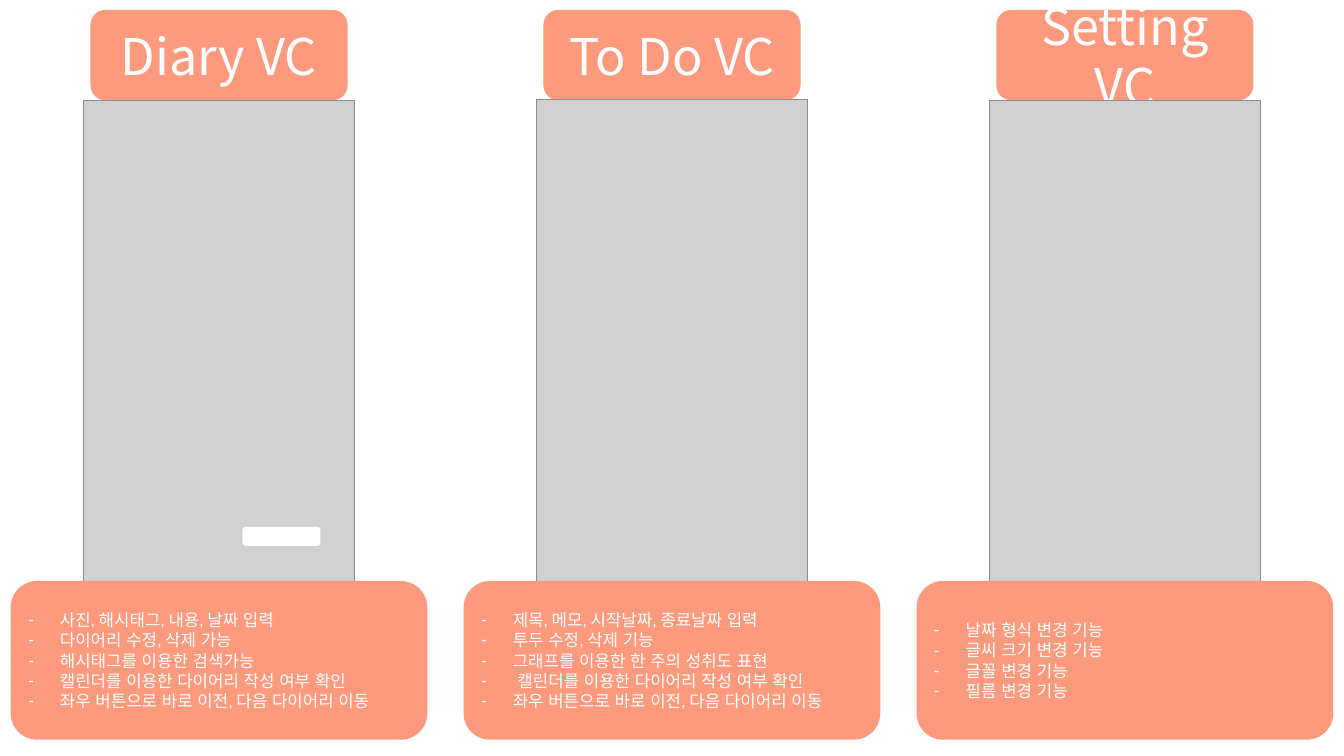
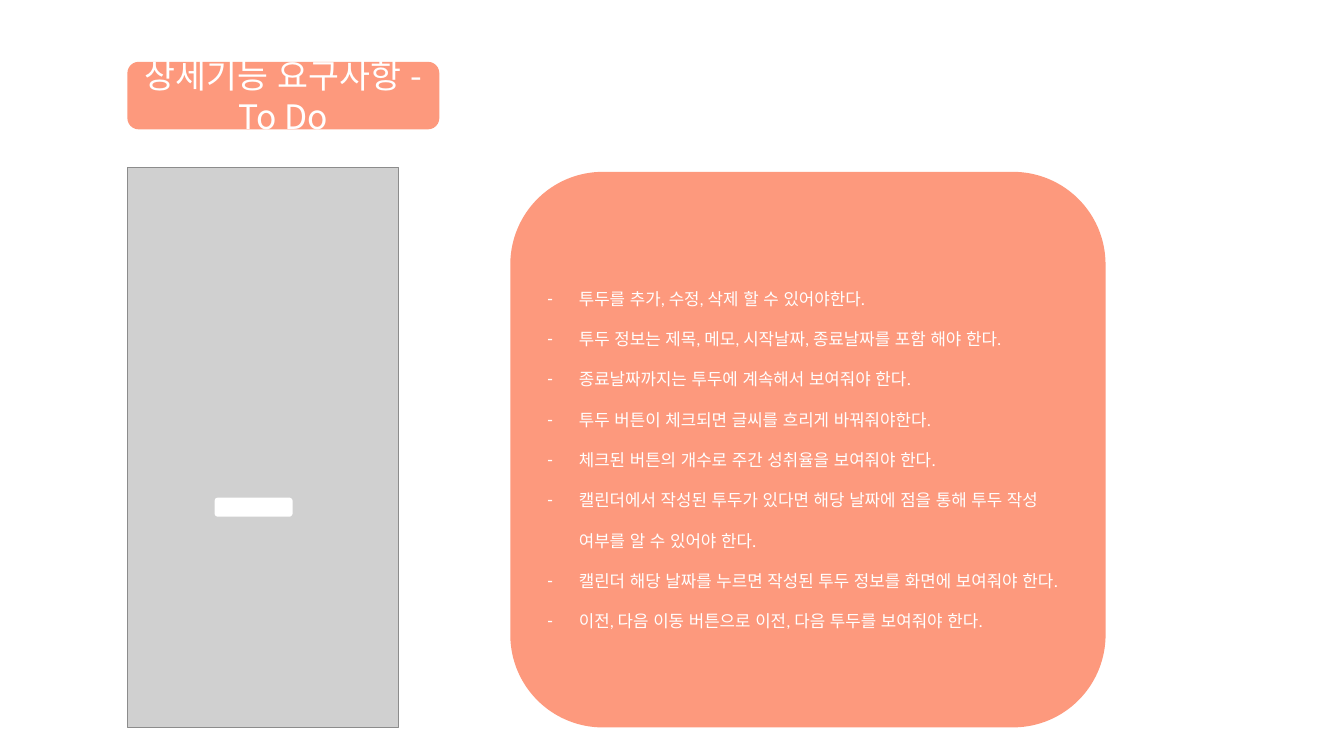
Before and after one commit to chaeHaram/University, a slide deck: slide 4 of 4-1/소프트웨어 종합설계/7주차/졸업작품 요구사항분석.pptx (slide 2 before the commit). Drawn at 1344x756 pixels with LibreOffice and Linux fonts; fonts in the diff are those of the drawing; grey boxes stand for pictures. Boxes give left, top, right and bottom in pixels: in the first picture for what was removed or moved away, otherwise in the second. Text is boxed around its words. In the diff, an @@ line names an element or a change of style, - is before the commit and + after.

Commit message:
졸작 요구사항 발표 ppt

```diff
--- a/4-1/소프트웨어 종합설계/7주차/졸업작품 요구사항분석.pptx
+++ b/4-1/소프트웨어 종합설계/7주차/졸업작품 요구사항분석.pptx
@@ rounded rectangle removed at [91,10,348,101] @@
-Diary VC
@@ rounded rectangle removed at [543,10,801,101] @@
-To Do VC
@@ rounded rectangle removed at [996,10,1253,101] @@
-Setting VC
@@ rounded rectangle added at [127,62,439,129], fill #FD997D, 24 pt, text #FFFFFF @@
+상세기능 요구사항 - To Do
@@ picture removed at [84,101,355,661] @@
@@ picture removed at [989,101,1260,661] @@
@@ picture: place and size @@
-picture at [536,100,808,660]
+picture at [127,167,398,728]
@@ rounded rectangle "투두를 추가, 수정, 삭제 할 ...": place and size @@
-rounded rectangle "투두를 추가, 수정, 삭제 할 ..." at [464,581,880,739]
+rounded rectangle "투두를 추가, 수정, 삭제 할 ..." at [510,172,1106,728]
@@ text in rounded rectangle at [579,291,1058,629]: text changed @@
-– 제목, 메모, 시작날짜, 종료날짜 입력
-– 투두 수정, 삭제 기능
-– 그래프를 이용한 한 주의 성취도 표현
-– 캘린더를 이용한 다이어리 작성 여부 확인
-– 좌우 버튼으로 바로 이전, 다음 다이어리 이동
+– 투두를 추가, 수정, 삭제 할 수 있어야한다.
+– 투두 정보는 제목, 메모, 시작날짜, 종료날짜를 포함 해야 한다.
+– 종료날짜까지는 투두에 계속해서 보여줘야 한다.
+– 투두 버튼이 체크되면 글씨를 흐리게 바꿔줘야한다.
+– 체크된 버튼의 개수로 주간 성취율을 보여줘야 한다.
+– 캘린더에서 작성된 투두가 있다면 해당 날짜에 점을 통해 투두 작성 여부를 알 수 있어야 한다.
+– 캘린더 해당 날짜를 누르면 작성된 투두 정보를 화면에 보여줘야 한다.
+– 이전, 다음 이동 버튼으로 이전, 다음 투두를 보여줘야 한다.
@@ rounded rectangle: place and size @@
-rounded rectangle at [243,527,321,546]
+rounded rectangle at [215,498,292,517]
@@ rounded rectangle removed at [11,581,427,739] @@
-– 사진, 해시태그, 내용, 날짜 입력
-– 다이어리 수정, 삭제 가능
-– 해시태그를 이용한 검색가능
-– 캘린더를 이용한 다이어리 작성 여부 확인
-– 좌우 버튼으로 바로 이전, 다음 다이어리 이동
@@ rounded rectangle removed at [917,581,1333,739] @@
-– 날짜 형식 변경 기능
-– 글씨 크기 변경 기능
-– 글꼴 변경 기능
-– 필름 변경 기능
```
Also in this commit, not shown: 8 slides added, 12 other files.
